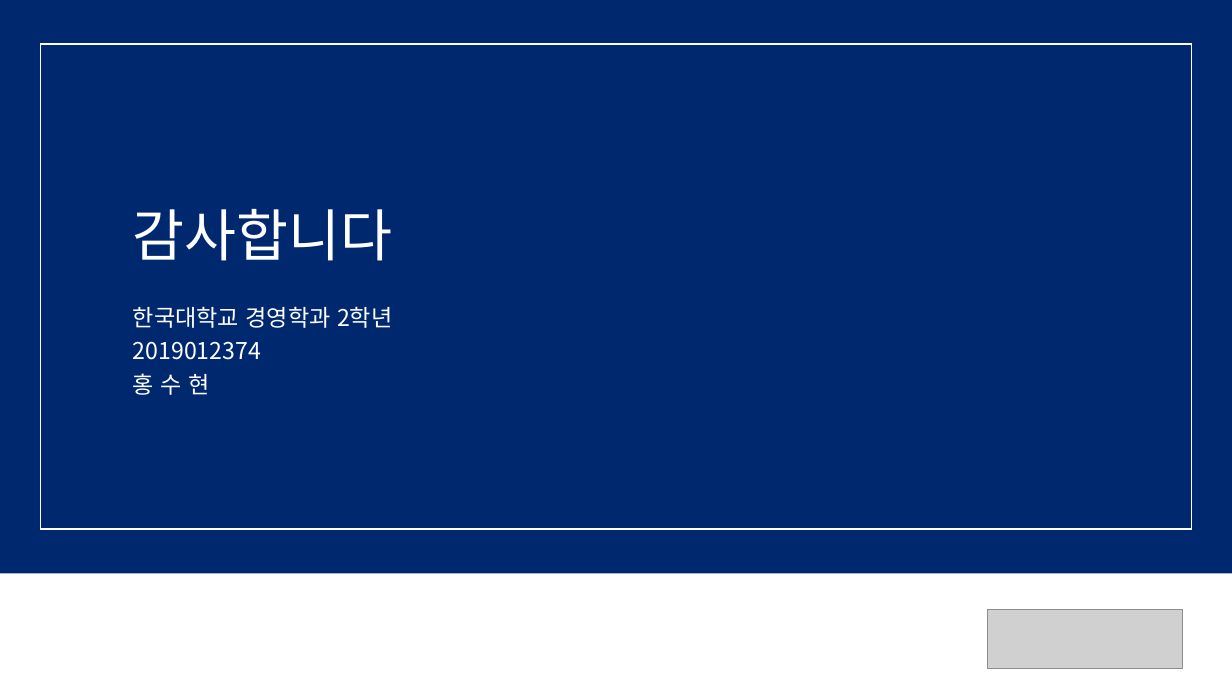
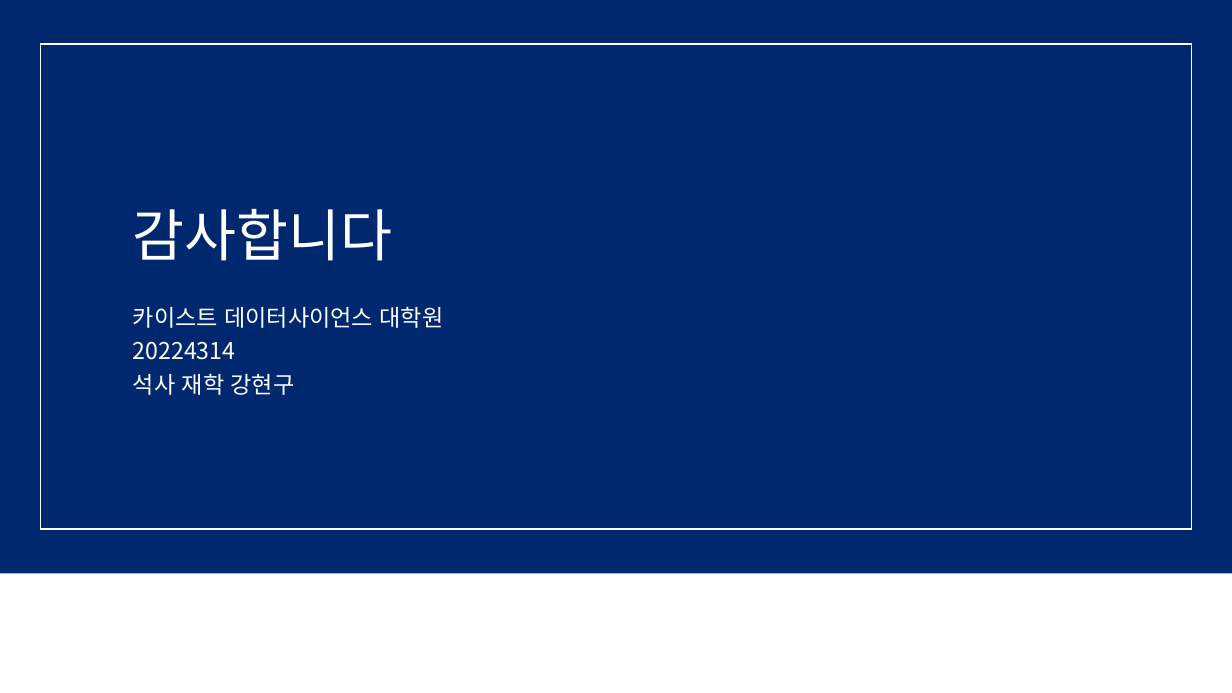
Before and after one commit to gusrn0505/TIL, a slide deck: slide 31 of Pseudo labeling with Coreset 초안.pptx (slide 24 before the commit). Drawn at 1232x693 pixels with LibreOffice and Linux fonts; fonts in the diff are those of the drawing; grey boxes stand for pictures. Boxes give left, top, right and bottom in pixels: in the first picture for what was removed or moved away, otherwise in the second. Text is boxed around its words. In the diff, an @@ line names an element or a change of style, - is before the commit and + after.

```diff
--- a/Pseudo labeling with Coreset 초안.pptx
+++ b/Pseudo labeling with Coreset 초안.pptx
@@ text at bbox=[133, 306, 443, 328]: text changed @@
-한국대학교 경영학과 2학년
+카이스트 데이터사이언스 대학원
@@ text at bbox=[133, 341, 235, 360]: text changed @@
-2019012374
+20224314
@@ text at bbox=[133, 373, 295, 395]: text changed @@
-홍 수 현
+석사 재학 강현구
@@ picture removed at bbox=[988, 610, 1182, 669] @@
```
Also in this commit, not shown: 9 other slides changed, 18 slides added, 11 slides removed, 4 other files.
